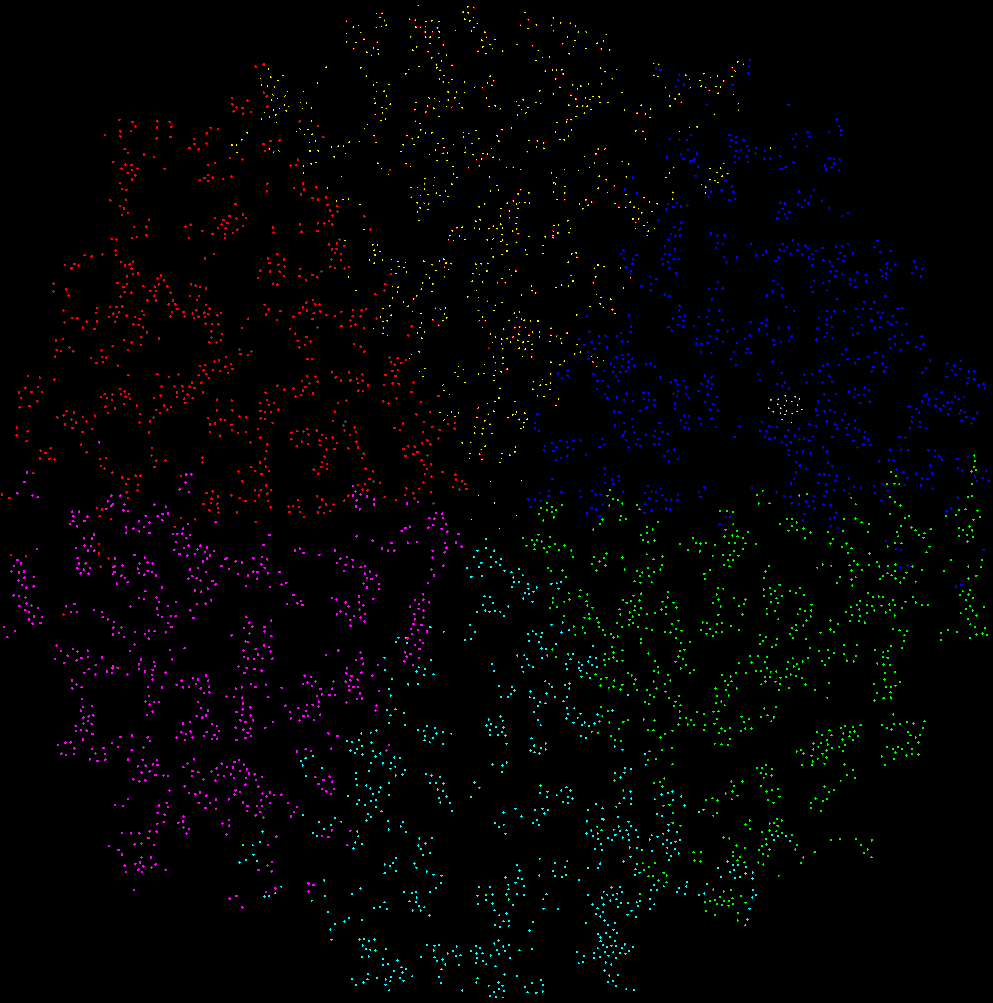
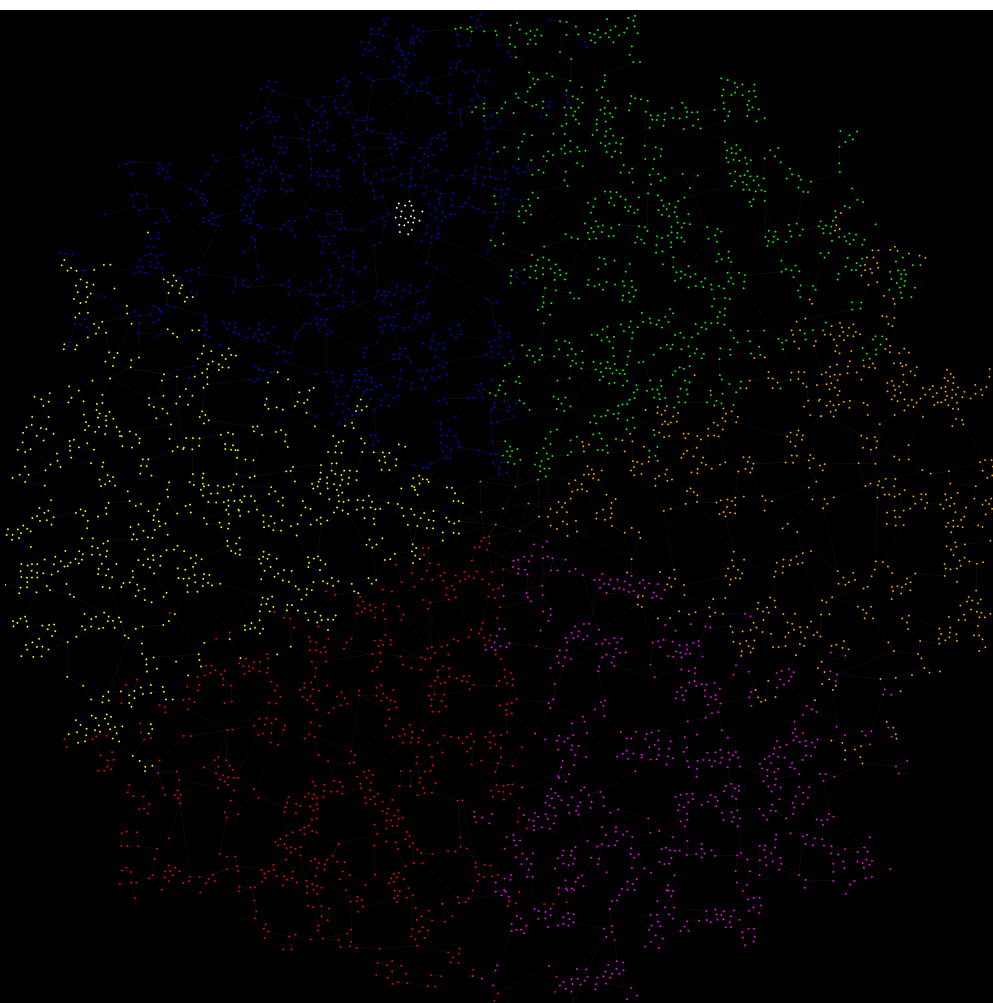
Two versions of the same layered image (993px x 1003px). Layer-by-layer changes:
added layer "Pasted Layer" above "StarscapeMapSpice.png" over [1, 10, 993, 1003]
hid "StarscapeMapSpice.png", painted on it over [0, 0, 993, 1003]
